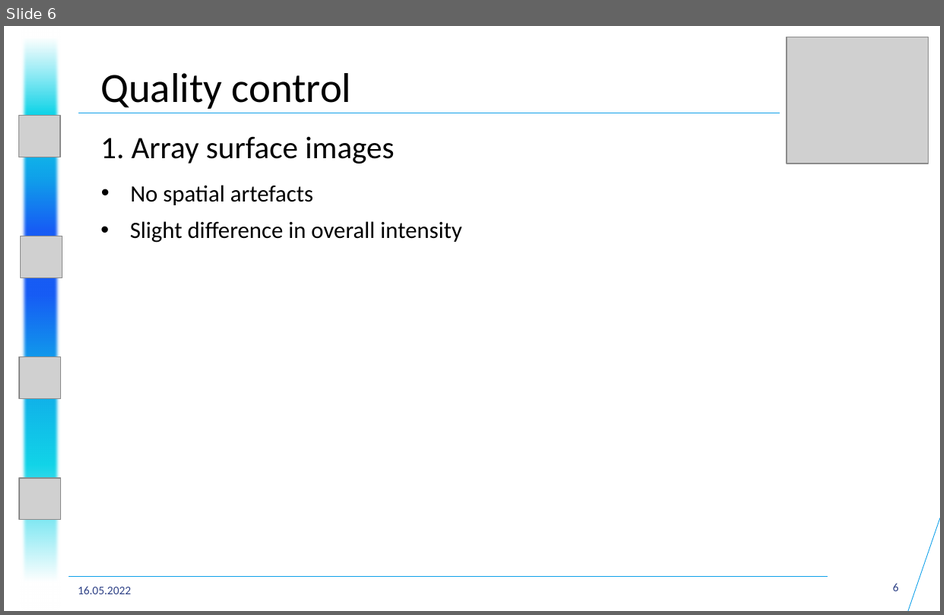
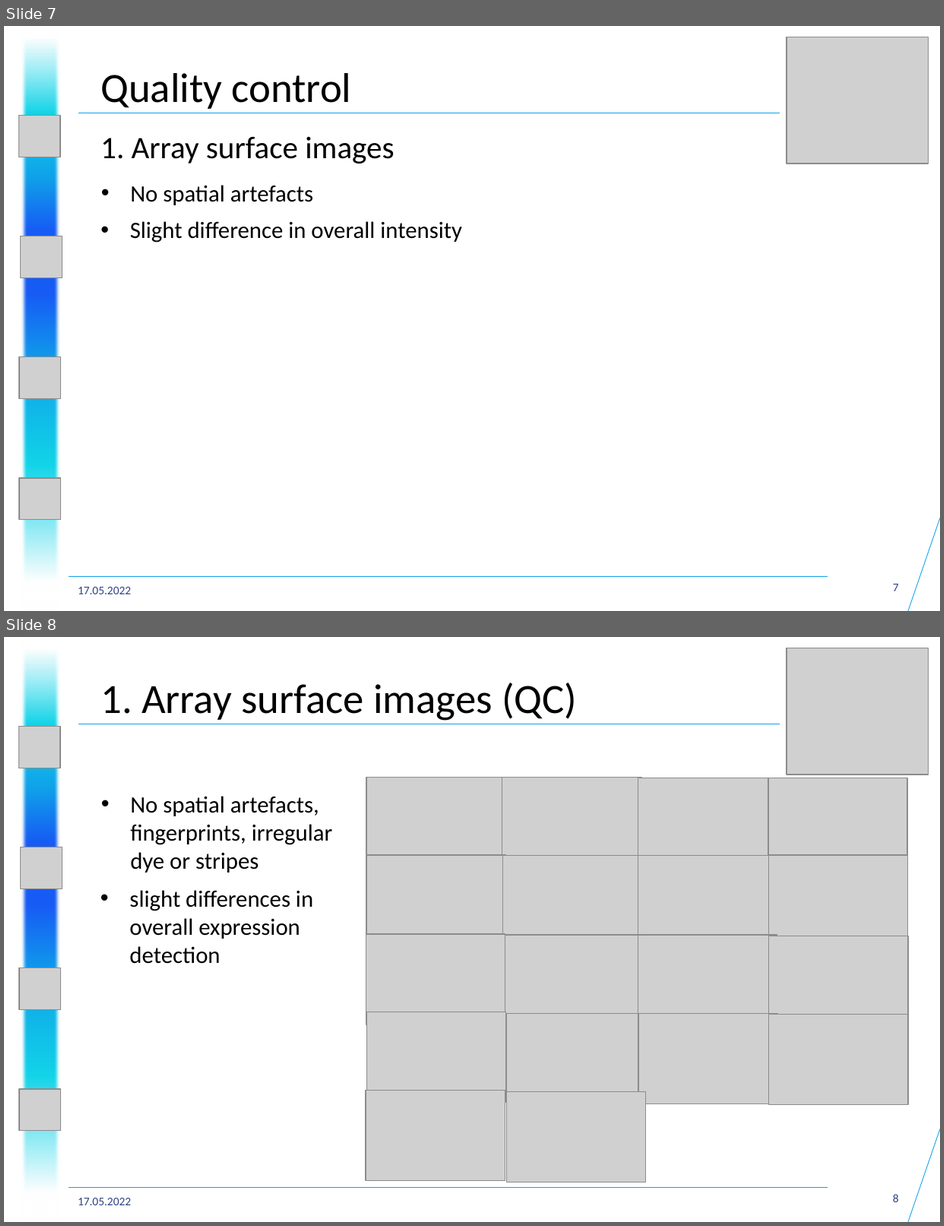
Before and after one commit to datascience-mobi-2022/2022-topic-04-team-01, a slide deck: Presentations/Project Proposal/Project Proposal Presentation Structure+.pptx. Shown one above the other, each under a label of ours: slide 6 before the commit, slides 7 and 8 after it. The pictures are 944x615 and 944x1226 pixels, drawn with LibreOffice and Linux fonts; fonts in the diff are those of the drawing; grey boxes stand for pictures. Boxes give left, top, right and bottom in pixels: in the first picture for what was removed or moved away, otherwise in the second. Text is boxed around its words. In the diff, an @@ line names an element or a change of style, - is before the commit and + after.

```diff
--- a/Presentations/Project Proposal/Project Proposal Presentation Structure+.pptx
+++ b/Presentations/Project Proposal/Project Proposal Presentation Structure+.pptx
@@ slide 8 added at (4,637,940,1222), background #FFFFFF @@
@@ rectangle added at (20,637,62,1222), fill gradient #FFFFFF to #12D4E8 to #10A1EA to #175CF5 @@
@@ picture added at (787,648,929,775) @@
@@ text added at (101,683,577,721), 32 pt, text #000000 @@
+1. Array surface images (QC)
@@ picture added at (19,726,61,768) @@
@@ line added from (78, 724) to (780, 724), #10A1EA 0.5 pt @@
@@ text added at (130,796,333,873), 18 pt, text #000000 @@
+• No spatial artefacts, fingerprints, irregular dye or stripes
@@ picture added at (21,848,63,890) @@
@@ text added at (129,890,313,964), 18 pt, text #000000 @@
+• slight differences in overall expression detection
@@ picture added at (19,968,61,1011) @@
@@ picture added at (19,1089,61,1131) @@
@@ group added at (366,778,908,1183): 18 pictures @@
@@ line added from (940, 1129) to (908, 1222), #10A1EA 0.5 pt @@
@@ line added from (69, 1187) to (828, 1187), #10A1EA 0.5 pt @@
@@ text added at (78,1198,131,1205), 9 pt, text #2E4186 @@
+17.05.2022
@@ page number added at (893,1194,899,1202), 9 pt, text #2E4186 @@
+8
@@ what was slide 6 is now slide 7 @@
@@ slide 7 changed as well @@
@@ text at (78,587,131,594): text changed @@
-16.05.2022
+17.05.2022
@@ page number at (893,584,899,591): text changed @@
-6
+7
```
Also in this commit, not shown: 14 other slides changed, 1 other slide added, 1 slide removed.
